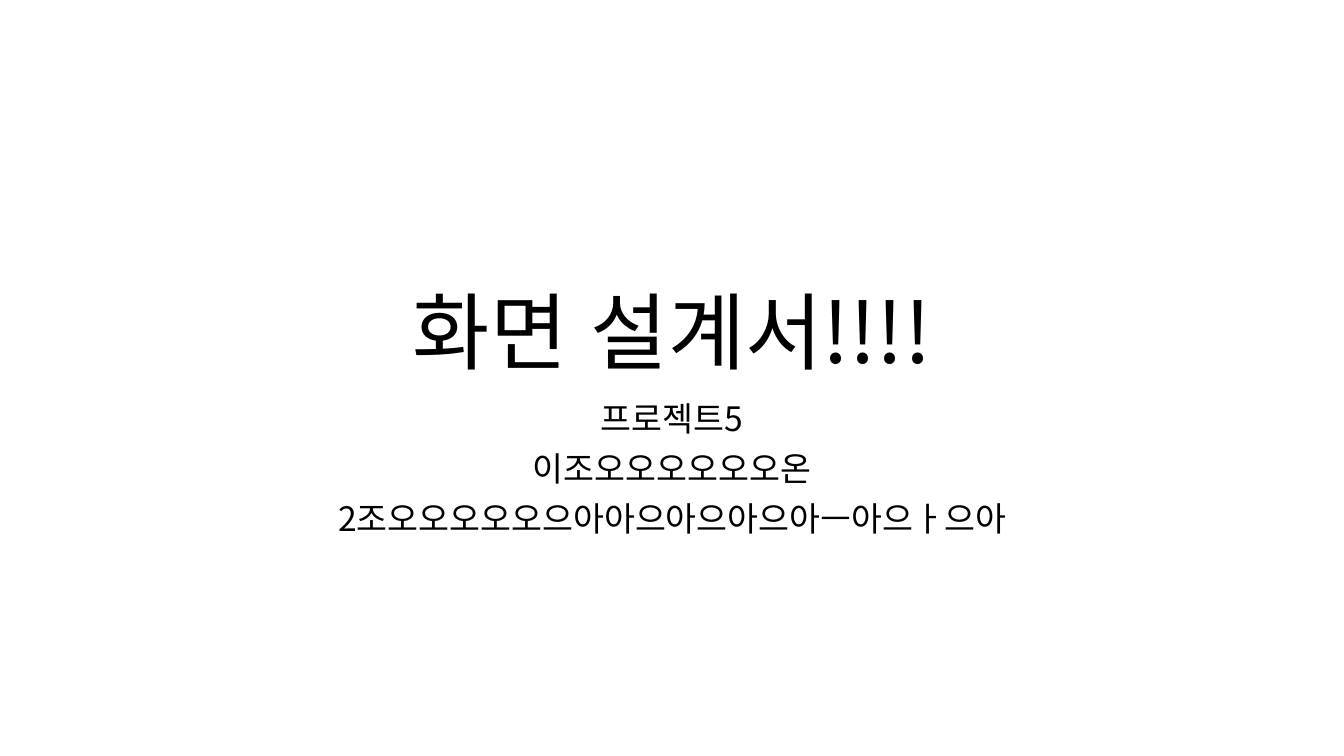
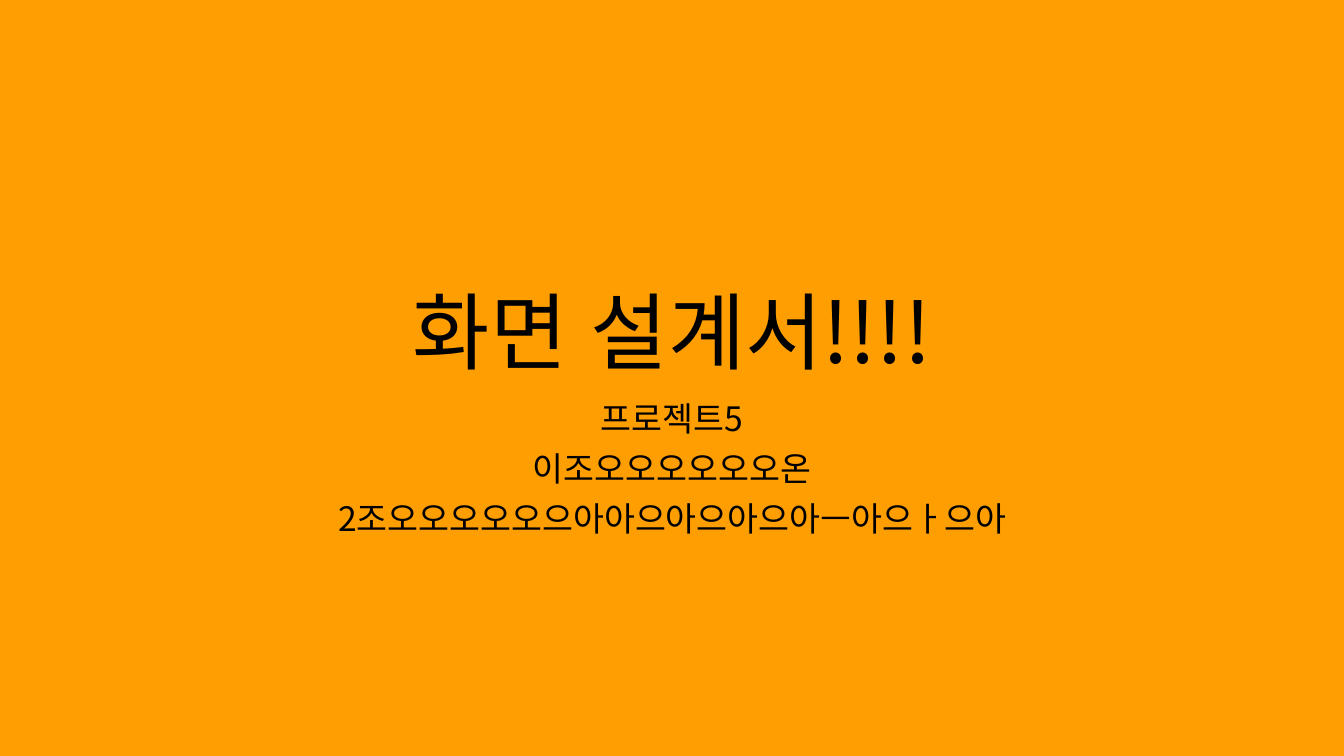
Before and after one commit to hhsw07/ezen-academy-projects, a slide deck: slide 1 of 0 발표용 파워포인트/0608 5차발표/0608 project06 - 파워포인트 - 기범.pptx. Drawn at 1344x756 pixels with LibreOffice and Linux fonts; fonts in the diff are those of the drawing. Boxes give left, top, right and bottom in pixels: in the first picture for what was removed or moved away, otherwise in the second. Text is boxed around its words. In the diff, an @@ line names an element or a change of style, - is before the commit and + after.

```diff
--- a/0 발표용 파워포인트/0608 5차발표/0608 project06 - 파워포인트 - 기범.pptx
+++ b/0 발표용 파워포인트/0608 5차발표/0608 project06 - 파워포인트 - 기범.pptx
@@ background #FFFFFF to #FF9E00 @@
```
Also in this commit, not shown: 18 slides added.
